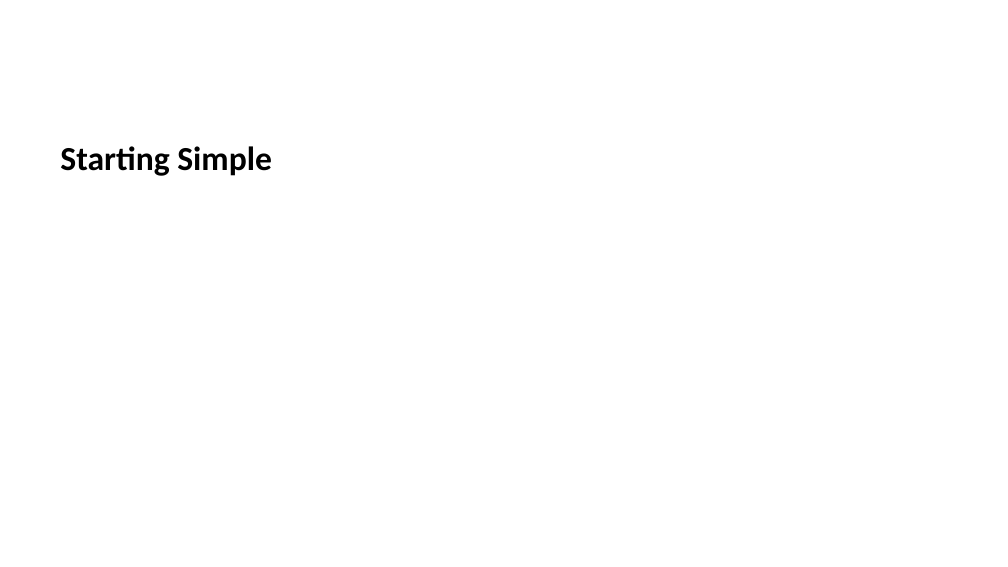
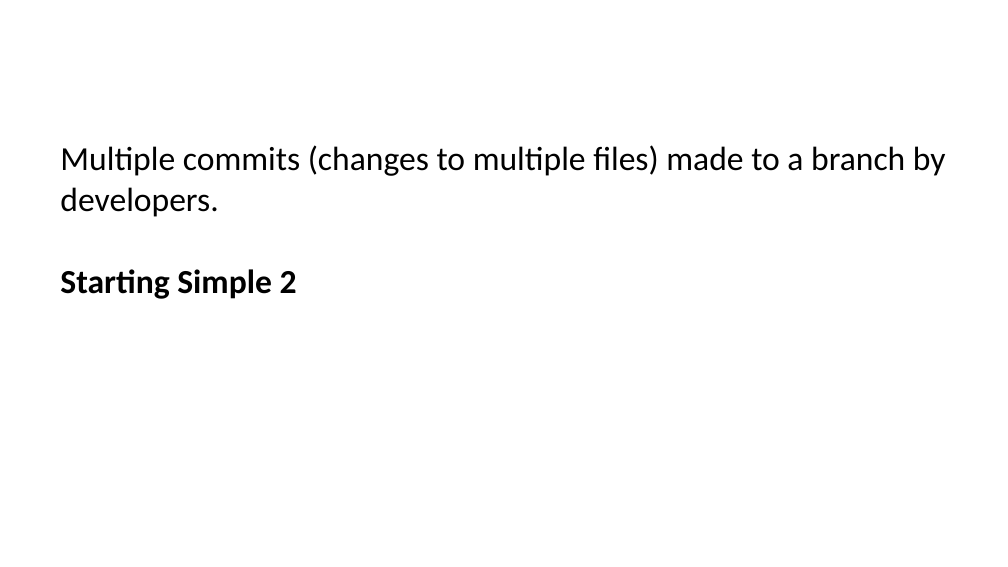
Before and after one commit to ijmitch/ukgse-2024-devops-git, a slide deck: slide 6 of docs/p1.pptx. Drawn at 1008x567 pixels with LibreOffice and Linux fonts; fonts in the diff are those of the drawing. Boxes give left, top, right and bottom in pixels: in the first picture for what was removed or moved away, otherwise in the second. Text is boxed around its words. In the diff, an @@ line names an element or a change of style, - is before the commit and + after.

```diff
--- a/docs/p1.pptx
+++ b/docs/p1.pptx
@@ text at (60,145,946,299): text changed; bold off @@
-Starting Simple
+Multiple commits (changes to multiple files) made to a branch by developers.
+Starting Simple 2
```
Also in this commit, not shown: 2 other slides changed, 3 slides added, 5 other files.
